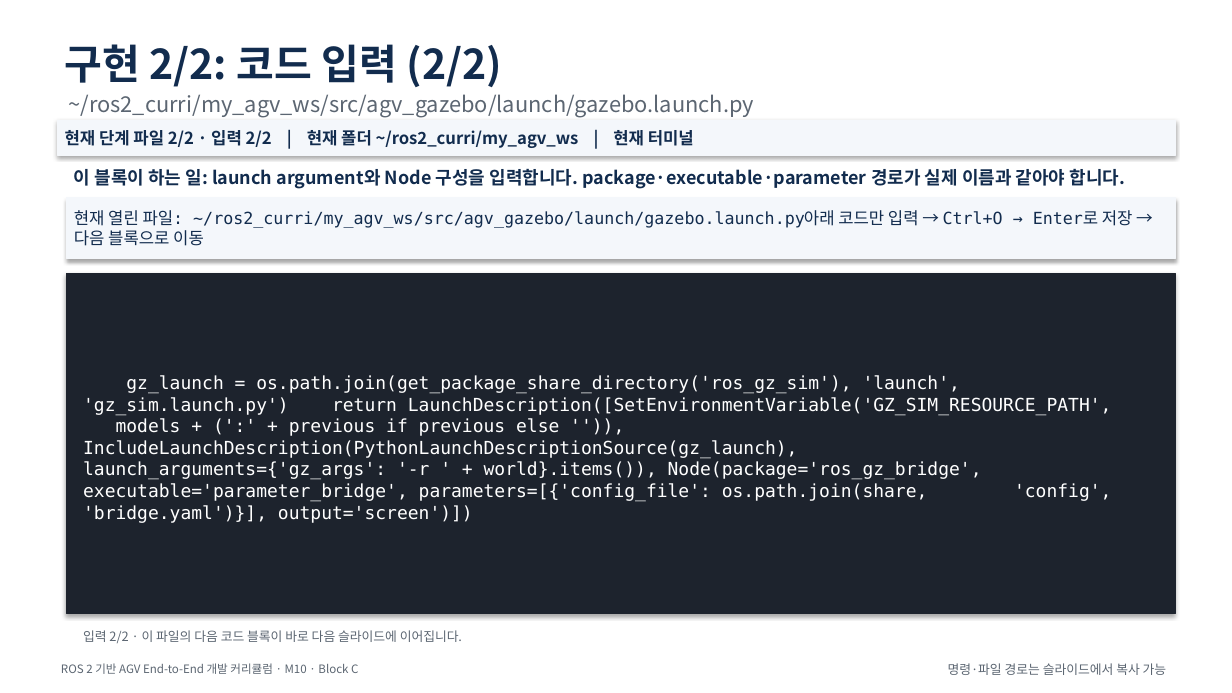
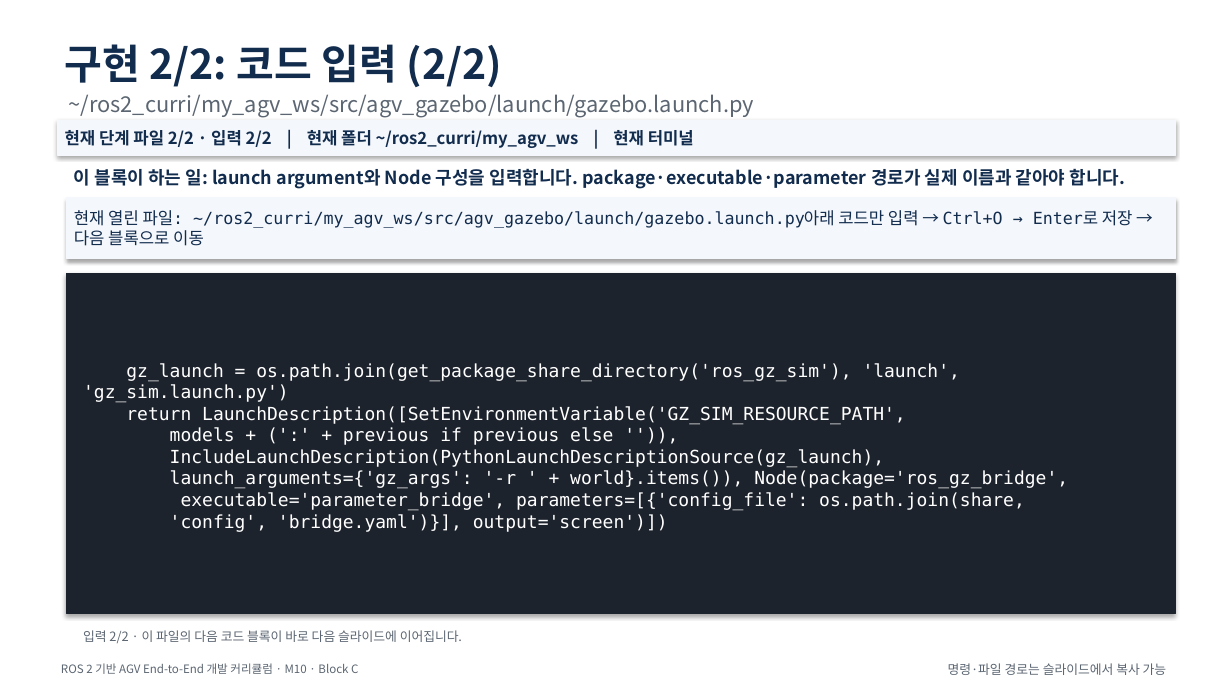
Before and after one commit to choimagon/ros2_curri, a slide deck: slide 95 of blocks/C_drive_visualization/Block_C_M시리즈_통합_따라하기.pptx (slide 94 before the commit). Drawn at 1232x693 pixels with LibreOffice and Linux fonts; fonts in the diff are those of the drawing. Boxes give left, top, right and bottom in pixels: in the first picture for what was removed or moved away, otherwise in the second. Text is boxed around its words. In the diff, an @@ line names an element or a change of style, - is before the commit and + after.

```diff
--- a/blocks/C_drive_visualization/Block_C_M시리즈_통합_따라하기.pptx
+++ b/blocks/C_drive_visualization/Block_C_M시리즈_통합_따라하기.pptx
@@ text in rectangle at <box>83,363,1068,532</box>: text changed @@
-gz_launch = os.path.join(get_package_share_directory('ros_gz_sim'), 'launch', 'gz_sim.launch.py') return LaunchDescription([SetEnvironmentVariable('GZ_SIM_RESOURCE_PATH', models + (':' + previous if previous else '')), IncludeLaunchDescription(PythonLaunchDescriptionSource(gz_launch), launch_arguments={'gz_args': '-r ' + world}.items()), Node(package='ros_gz_bridge', executable='parameter_bridge', parameters=[{'config_file': os.path.join(share, 'config', 'bridge.yaml')}], output='screen')])
+gz_launch = os.path.join(get_package_share_directory('ros_gz_sim'), 'launch', 'gz_sim.launch.py')
+return LaunchDescription([SetEnvironmentVariable('GZ_SIM_RESOURCE_PATH',
+models + (':' + previous if previous else '')),
+IncludeLaunchDescription(PythonLaunchDescriptionSource(gz_launch),
+launch_arguments={'gz_args': '-r ' + world}.items()), Node(package='ros_gz_bridge',
+executable='parameter_bridge', parameters=[{'config_file': os.path.join(share,
+'config', 'bridge.yaml')}], output='screen')])
```
Also in this commit, not shown: 59 other slides changed, 4 slides added, 55 other files.
